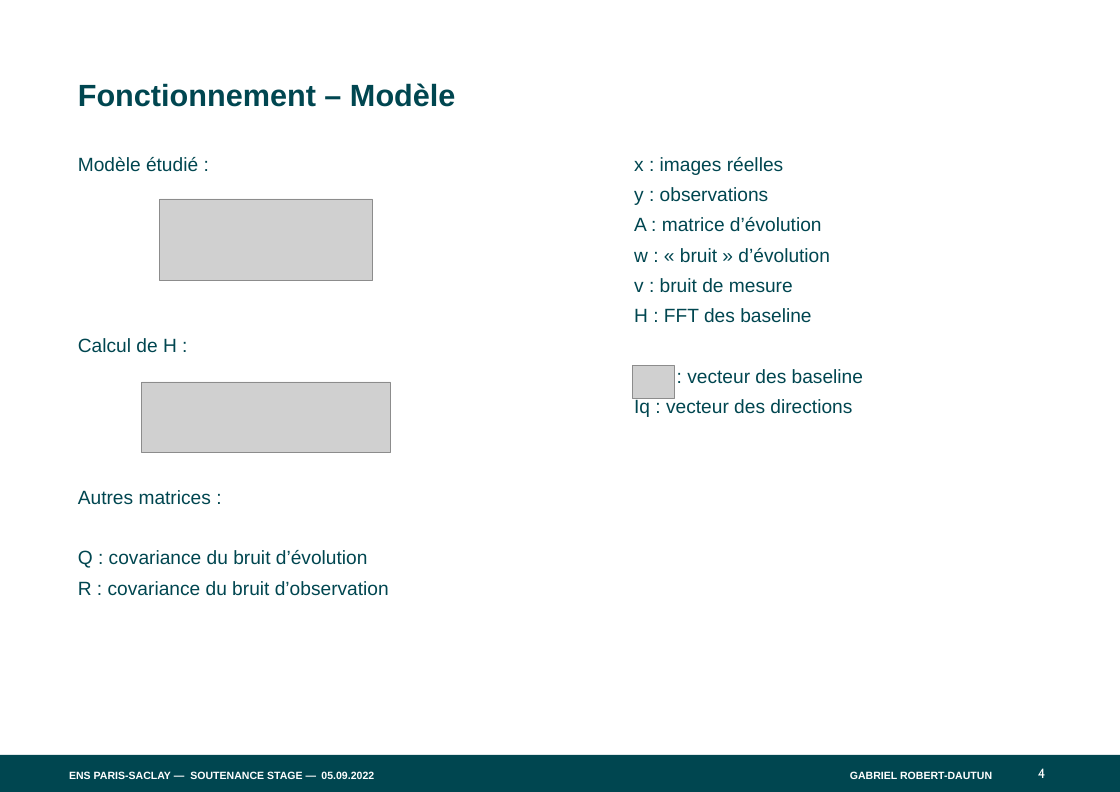
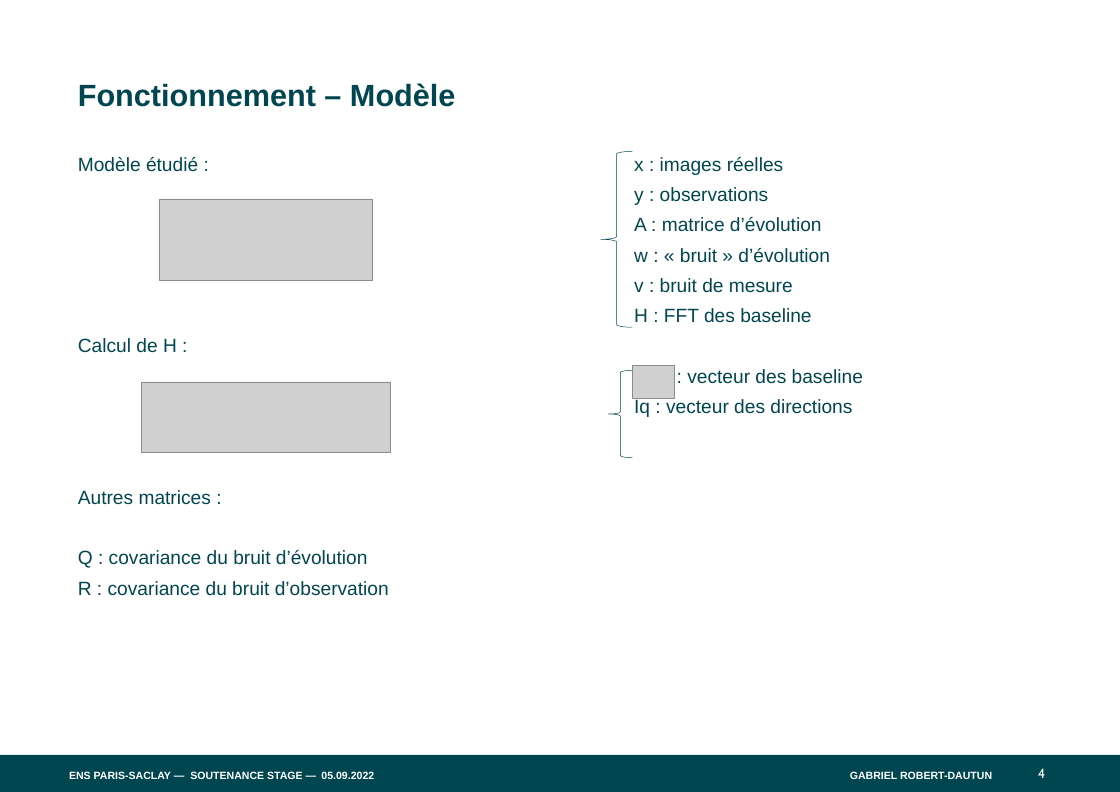
Before and after one commit to RUValaS/RDR, a slide deck: slide 4 of rendu/diapo/ENS-PARIS-SACLAY_GABARIT-PPT_V5.pptx. Drawn at 1120x792 pixels with LibreOffice and Linux fonts; fonts in the diff are those of the drawing; grey boxes stand for pictures. Boxes give left, top, right and bottom in pixels: in the first picture for what was removed or moved away, otherwise in the second. Text is boxed around its words. In the diff, an @@ line names an element or a change of style, - is before the commit and + after.

```diff
--- a/rendu/diapo/ENS-PARIS-SACLAY_GABARIT-PPT_V5.pptx
+++ b/rendu/diapo/ENS-PARIS-SACLAY_GABARIT-PPT_V5.pptx
@@ left brace added at bbox=[601, 152, 633, 327], outline #004650 0.5 pt @@
@@ left brace added at bbox=[608, 370, 632, 457], outline #004650 0.5 pt @@
```
Also in this commit, not shown: 4 other slides changed, 7 slides added, 1 slide removed.
